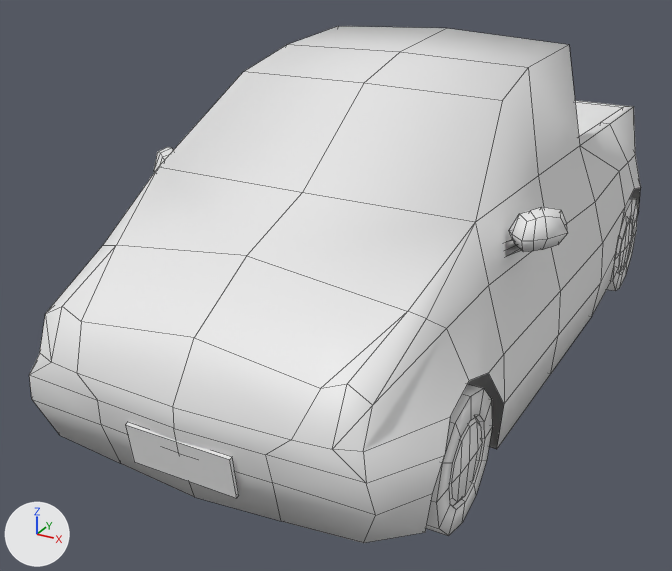
The Blender file vrom-vrom-jam/models/jazz/jazz.blend as it was, and as the next commit left it.
Both versions are drawn from a 50 mm camera at (1.48, -3.2, 1.25) aimed at (-0.15, -0.23, -0.23). Every picture has the same lights, and +X, +Y and +Z are marked at lower left. The picture after the commit comes second. Mesh edges are drawn as thin lines.

The first picture shows 'BLWheel', 'Chassis', 'FLWheel', 'LicensePlate', 'Mirrors'.
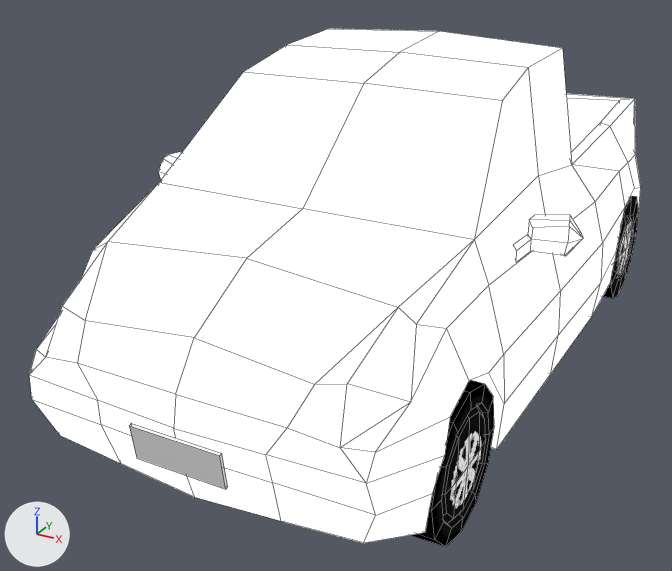
Boxes (x1, y1, x2, y2) around the edits, measured in the pictures (672 x 571 px):
'Chassis', reshaped, modifiers changed
    before: (29, 26, 641, 543)
    after: (29, 29, 641, 543)
'FLWheel', recoloured, reshaped, moved (white to black)
    before: (426, 384, 493, 536)
    after: (412, 380, 494, 547)
'LicensePlate', reshaped, moved
    before: (125, 422, 239, 498)
    after: (129, 423, 228, 489)
'Mirrors', reshaped, moved, modifiers changed, recoloured
    before: (154, 147, 568, 257)
    after: (158, 152, 583, 262)
'BLWheel', recoloured, reshaped, moved (9% wider, 10% taller)
    before: (607, 198, 638, 291)
    after: (604, 196, 638, 298)
part 1 of me_cube_001, cut back
    before: (29, 26, 502, 497)
    after: (108, 72, 502, 307)
part 2 of me_cube_001, recoloured (lighter)
    before: (173, 28, 641, 543)
    after: (29, 29, 641, 543)
part 3 of me_cube_003, rebuilt
    before: (505, 207, 568, 257)
    after: (158, 152, 583, 262)
part 4 of me_cube_003, deleted (mostly hidden)
    before: (154, 147, 173, 172)

Patch to the scene script:
```diff
--- a/vrom-vrom-jam/models/jazz/jazz.blend.py
+++ b/vrom-vrom-jam/models/jazz/jazz.blend.py
@@ me_cube_001 @@
 # used by ob_chassis; location = (0.0, 0.0, 0.308); scale = (0.384, 0.384, 0.384)
-me_cube_001.from_pydata(...)  # 175 vertices, 160 faces, 8 loose edges; spans x -1.94..1.94, y -3.79..3.77, z -2.05..1.0
+me_cube_001.from_pydata(...)  # 105 vertices, 80 faces, 8 loose edges; spans x 0.0..1.94, y -3.79..3.79, z -2.05..1.0
+# me_cube_001 part 1
+# 70 vertices are removed from x -1.94..0.0, y -3.75..3.72, z -2.0..0.93
+# 82 faces are deleted
+# 4 vertices in x 0.0..1.75, y 3.32..3.66, z -1.91..-1.78 move by (0.0, 0.0, 0.18)
+# 27 vertices move from x -1.31..1.6, y -3.78..3.77, z -1.85..1.0 to x 0.0..1.6, y -3.74..3.79, z -1.68..1.0
+# 2 new faces join them, smooth
+# me_cube_001 part 2: 78 faces spanning x 0.0..1.94, y -3.79..3.79, z -2.05..1.0 switch from no material to mat_material (picture img_jazz_chassis_tex)
@@ me_cube_003 @@
 # used by ob_mirrors; parent = ob_chassis; location = (0.0, 0.0, 0.0); scale = (1.0, 3.02, 1.0)
-me_cube_003.from_pydata(...)  # 102 vertices, 102 faces; spans x -2.09..2.09, y -0.51..-0.37, z -0.41..0.03
+me_cube_003.from_pydata(...)  # 22 vertices, 22 faces; spans x 1.63..2.17, y -0.45..-0.31, z -0.36..0.0
+# me_cube_003 part 3: the loose piece of 51 vertices spanning x 1.58..2.09, y -0.51..-0.37, z -0.41..0.03 is rebuilt with 22 vertices and now spans x 1.63..2.17, y -0.45..-0.31, z -0.36..0.0, in mat_material (picture img_jazz_chassis_tex)
+# me_cube_003 part 4: the loose piece of 51 vertices spanning x -2.09..-1.58, y -0.51..-0.37, z -0.41..0.03 is deleted
+me_cube_003.materials.append(mat_material)  # picture img_jazz_chassis_tex
@@ me_cylinder @@
 # used by ob_blwheel; location = (0.623, 1.002, -0.314); scale = (0.377, 0.384, 0.384)
-me_cylinder.from_pydata(...)  # 90 vertices, 88 faces; spans x -0.301..0.24, y -0.575..0.575, z -0.575..0.575
+me_cylinder.from_pydata(...)  # 90 vertices, 88 faces; spans x 1.358..1.881, y 1.969..3.242, z -1.486..-0.213
+# me_cylinder part 5: the whole mesh is multiplied about its middle by the matrix ((0.966, 0.0, 0.0), (0.0, 1.107, 0.0), (0.0, 0.0, 1.107)), then moved by (1.65, 2.606, -0.849)
+me_cylinder.materials.append(mat_wheels)  # picture img_whgeels_tex
@@ me_cylinder_002 @@
 # used by ob_flwheel; location = (0.623, -1.002, -0.314); scale = (0.377, 0.384, 0.384)
-me_cylinder_002.from_pydata(...)  # 90 vertices, 88 faces; spans x -0.301..0.24, y -0.575..0.575, z -0.575..0.575
+me_cylinder_002.from_pydata(...)  # 90 vertices, 88 faces; spans x 1.358..1.886, y -3.242..-1.969, z -1.486..-0.213
+# me_cylinder_002 part 7: 90 of 90 vertices moved; they spanned x -0.301..0.24, y -0.575..0.575, z -0.575..0.575 and now span x 1.358..1.886, y -3.242..-1.969, z -1.486..-0.213; mean shift (1.649, -2.606, -0.849)
+me_cylinder_002.materials.append(mat_wheels)  # picture img_whgeels_tex
@@ me_plane @@
 # used by ob_licenseplate; parent = ob_chassis; location = (0.0, -3.737, -1.525); rotation_euler = (1.722, 0.0, 0.0), in degrees (99, 0, 0); scale = (0.691, 0.35, 1.19)
-me_plane.from_pydata(...)  # 8 vertices, 6 faces; spans x -0.697..0.697, y -0.536..0.534, z -0.016..0.011
+me_plane.from_pydata(...)  # 16 vertices, 12 faces; spans x -0.6..0.6, y -1.261..0.475, z -6.299..0.038
+# me_plane part 6: 8 vertices removed from x -0.697..0.697, y -0.536..0.534, z -0.016..0.011; 8 vertices added at x -0.6..0.6, y -0.447..0.475, z 0.015..0.038
+# other edits to the shape of me_plane do not show in these pictures
@@ ob_chassis @@
 ob_chassis.scale = (0.384, 0.384, 0.384)
+_m = ob_chassis.modifiers.new('Mirror', 'MIRROR')
@@ ob_mirrors @@
 ob_mirrors.matrix_parent_inverse = Matrix(((1.0, 0.0, 0.0, 0.0), (0.0, 1.0, 0.0, 0.0), (0.0, 0.0, 1.0, 0.0000479), (0.0, 0.0, 0.0, 1.0)))
-ob_mirrors.location = (0.0, 0.0, 0.0)
+ob_mirrors.location = (0.0, 0.0, -0.106)
 ob_mirrors.scale = (1.0, 3.02, 1.0)
+_m = ob_mirrors.modifiers.new('Mirror', 'MIRROR')
@@ ob_blwheel @@
 ob_blwheel = bpy.data.objects.new('BLWheel', me_cylinder)
-ob_blwheel.location = (0.623, 1.002, -0.314)
+ob_blwheel.location = (0.0, 0.0, 0.0)
 ob_blwheel.scale = (0.377, 0.384, 0.384)
@@ ob_flwheel @@
 ob_flwheel = bpy.data.objects.new('FLWheel', me_cylinder_002)
-ob_flwheel.location = (0.623, -1.002, -0.314)
+ob_flwheel.location = (0.0, 0.0, 0.0)
 ob_flwheel.scale = (0.377, 0.384, 0.384)
@@ ob_licenseplate @@
 ob_licenseplate.matrix_parent_inverse = Matrix(((1.0, 0.0, 0.0, 0.0), (0.0, 1.0, 0.0, 0.0), (0.0, 0.0, 1.0, 0.0000479), (0.0, 0.0, 0.0, 1.0)))
-ob_licenseplate.location = (0.0, -3.737, -1.525)
+ob_licenseplate.location = (0.0, -3.737, -1.473)
 ob_licenseplate.rotation_euler = (1.722, 0.0, 0.0)  # degrees (99, 0, 0)
```
